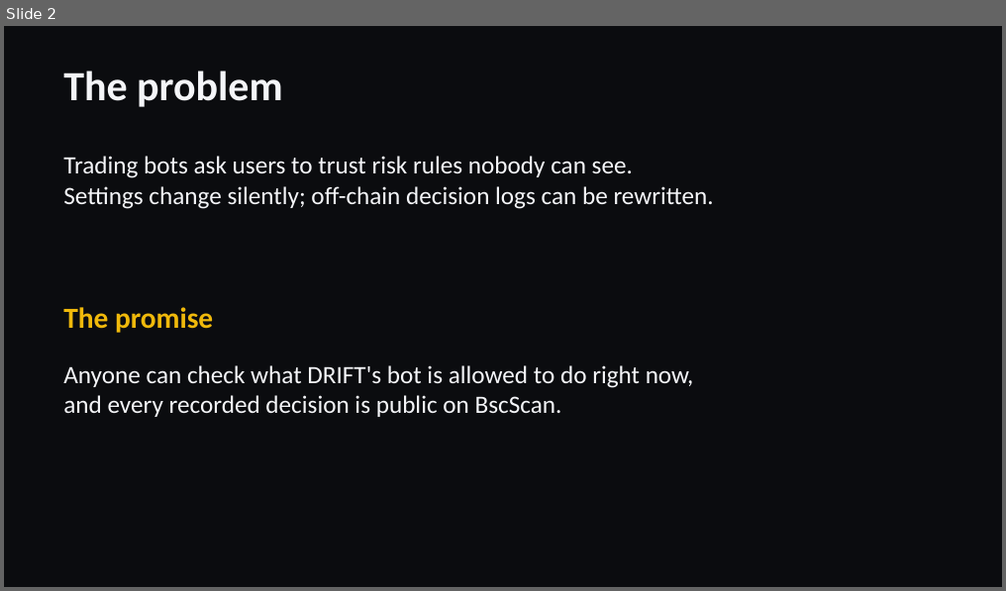
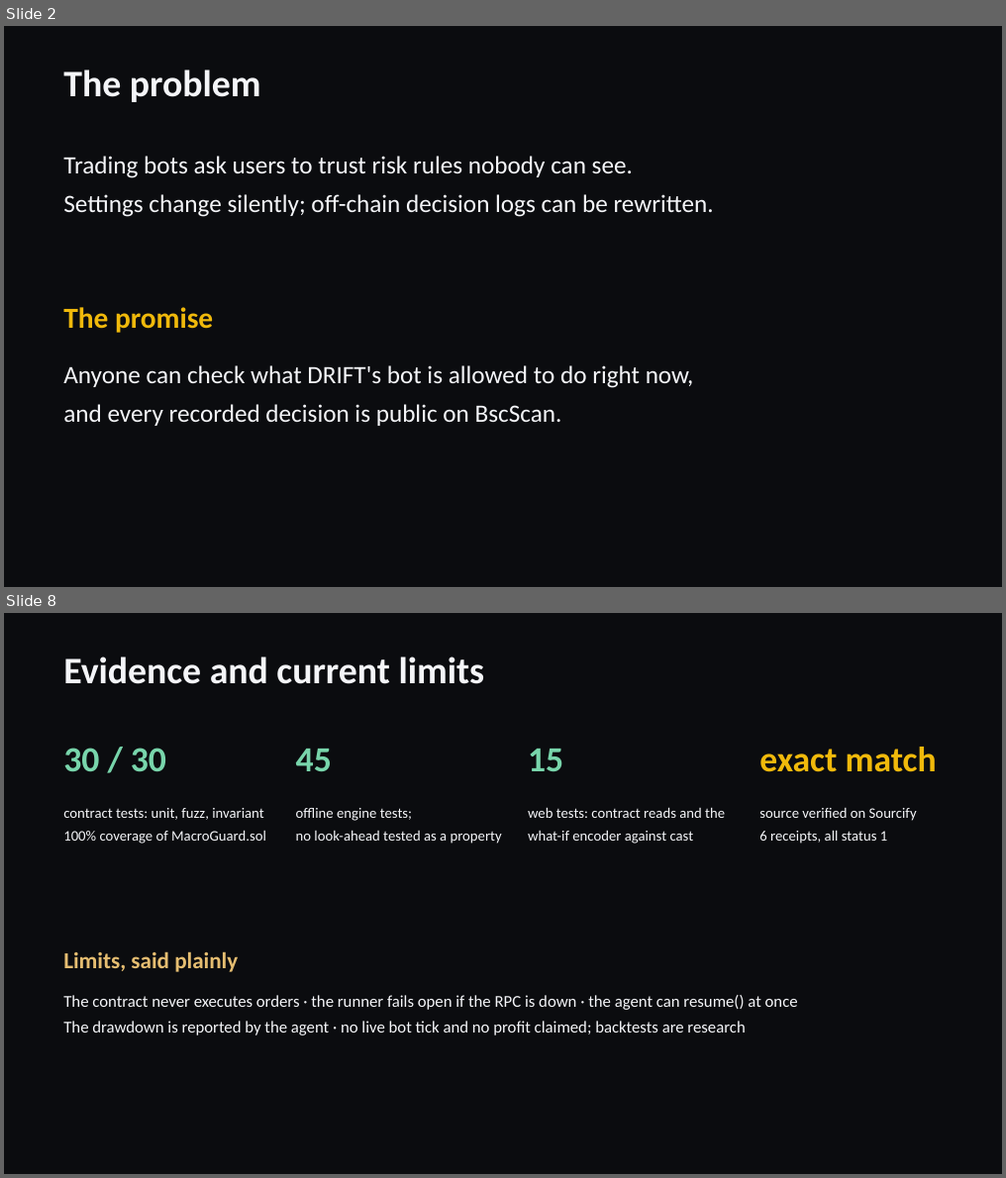
Before and after one commit to Stylenecy/seed-bnb, a slide deck: drift/docs/submission/DRIFT-pitch.pptx. Shown one above the other, each under a label of ours: slide 2 before the commit, slides 2 and 8 after it; the slides between them are not shown. The pictures are 1006x591 and 1006x1178 pixels, drawn with LibreOffice and Linux fonts; fonts in the diff are those of the drawing. Boxes give left, top, right and bottom in pixels: in the first picture for what was removed or moved away, otherwise in the second. Text is boxed around its words. In the diff, an @@ line names an element or a change of style, - is before the commit and + after.

```diff
--- a/drift/docs/submission/DRIFT-pitch.pptx
+++ b/drift/docs/submission/DRIFT-pitch.pptx
@@ slide 8 added at (4, 613, 1002, 1174), background #0B0C0F @@
@@ text added at (63, 657, 485, 684), 36 pt, text #F4F5F8, bold @@
+Evidence and current limits
@@ text added at (63, 748, 166, 772), 34 pt, text #78D5AB, bold @@
+30 / 30
@@ text added at (296, 749, 332, 772), 34 pt, text #78D5AB, bold @@
+45
@@ text added at (528, 749, 563, 772), 34 pt, text #78D5AB, bold @@
+15
@@ text added at (759, 747, 937, 772), 34 pt, text #F0B90B, bold @@
+exact match
@@ text added at (63, 808, 266, 844), 14 pt, text #F4F5F8 @@
+contract tests: unit, fuzz, invariant
+100% coverage of MacroGuard.sol
@@ text added at (296, 808, 502, 844), 14 pt, text #F4F5F8 @@
+offline engine tests;
+no look-ahead tested as a property
@@ text added at (528, 807, 725, 844), 14 pt, text #F4F5F8 @@
+web tests: contract reads and the
+what-if encoder against cast
@@ text added at (759, 807, 917, 844), 14 pt, text #F4F5F8 @@
+source verified on Sourcify
+6 receipts, all status 1
@@ text added at (63, 952, 238, 972), 22 pt, text #E5BD71, bold @@
+Limits, said plainly
@@ text added at (63, 995, 798, 1036), 16 pt, text #F4F5F8 @@
+The contract never executes orders · the runner fails open if the RPC is down · the agent can resume() at once
+The drawdown is reported by the agent · no live bot tick and no profit claimed; backtests are research
@@ slide 2 changed as well @@
@@ text "The problem" at (63, 70, 261, 102): size 40 to 36 pt; more space between paragraphs @@
@@ text at (63, 156, 714, 217): text changed @@
-Trading bots ask users to trust risk rules nobody can see.
-Settings change silently; off-chain decision logs can be rewritten.
+Trading bots ask users to trust risk rules nobody can see.
+Settings change silently; off-chain decision logs can be rewritten.
@@ text at (63, 366, 694, 426): text changed @@
-Anyone can check what DRIFT's bot is allowed to do right now,
-and every recorded decision is public on BscScan.
+Anyone can check what DRIFT's bot is allowed to do right now,
+and every recorded decision is public on BscScan.
```
Also in this commit, not shown: 2 other slides changed, 6 other slides added, 3 slides removed, 1 other file.
